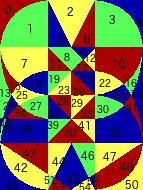
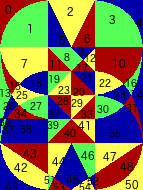
Comparing the layer stacks of the two 143x190 images. Changes:
painted on "34" over <box>14,109,28,118</box>
